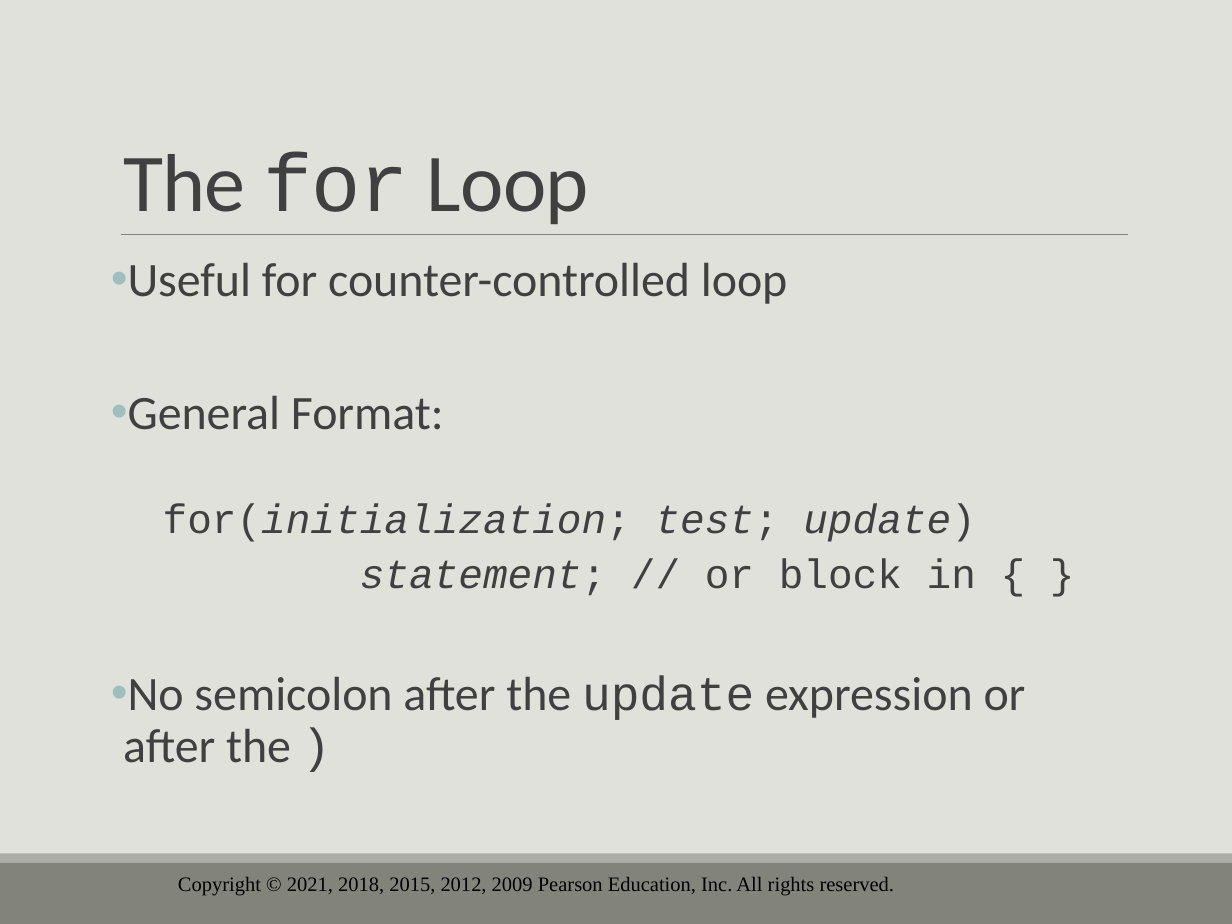
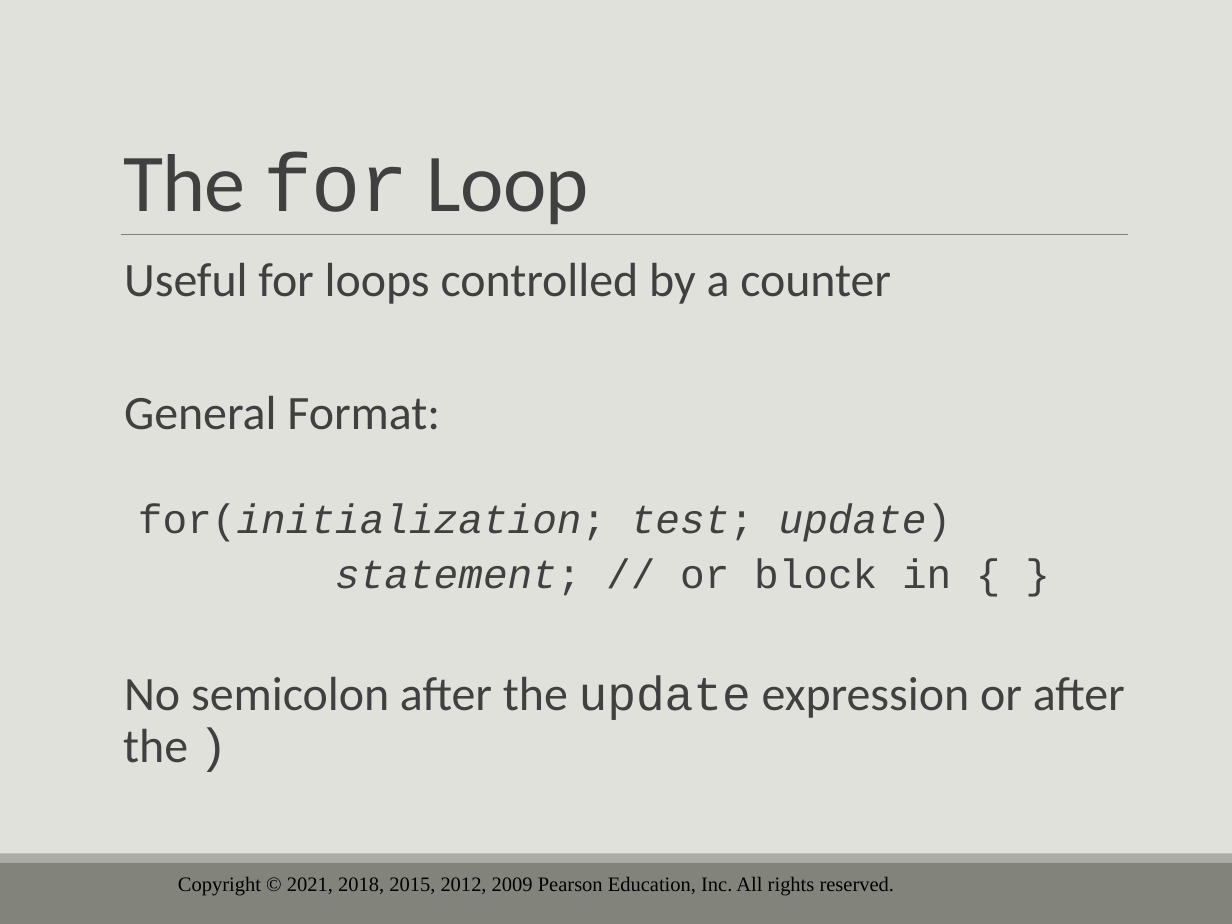
Before and after one commit to drolsonmi/eng1400, a slide deck: slide 26 of 1400_05_Loops and Files.pptx (slide 28 before the commit). Drawn at 1232x924 pixels with LibreOffice and Linux fonts; fonts in the diff are those of the drawing; background and template pictures are left out. Boxes give left, top, right and bottom in pixels: in the first picture for what was removed or moved away, otherwise in the second. Text is boxed around its words. In the diff, an @@ line names an element or a change of style, - is before the commit and + after.

Commit message:
After class Oct 14

```diff
--- a/1400_05_Loops and Files.pptx
+++ b/1400_05_Loops and Files.pptx
@@ text at [124,262,891,304]: text changed @@
-• Useful for counter-controlled loop
+  Useful for loops controlled by a counter
@@ text at [123,395,1125,763]: bullet • to  ; indent changed @@
```
Also in this commit, not shown: 15 other slides changed, 9 slides removed, 3 other files.
